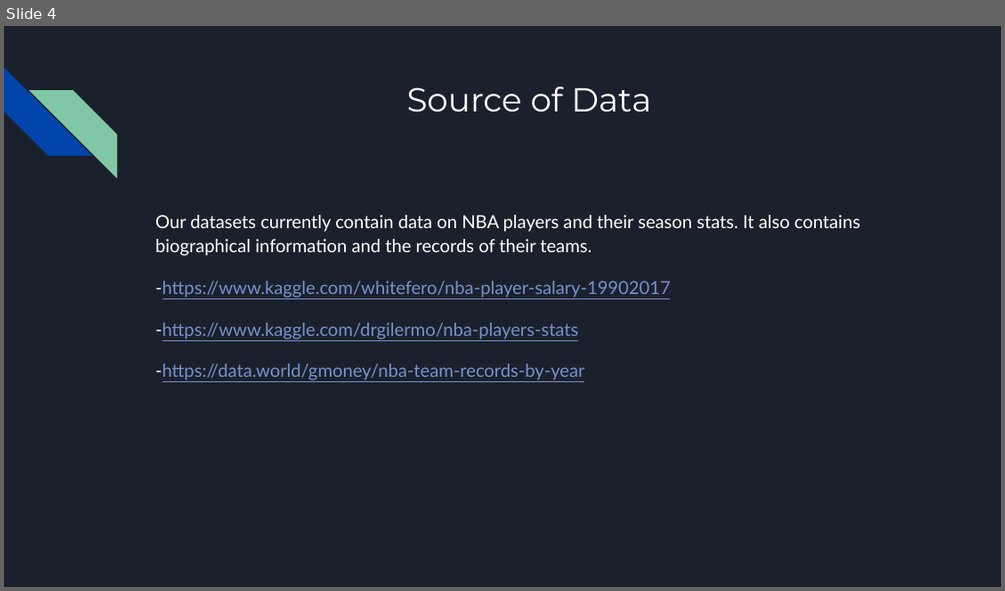
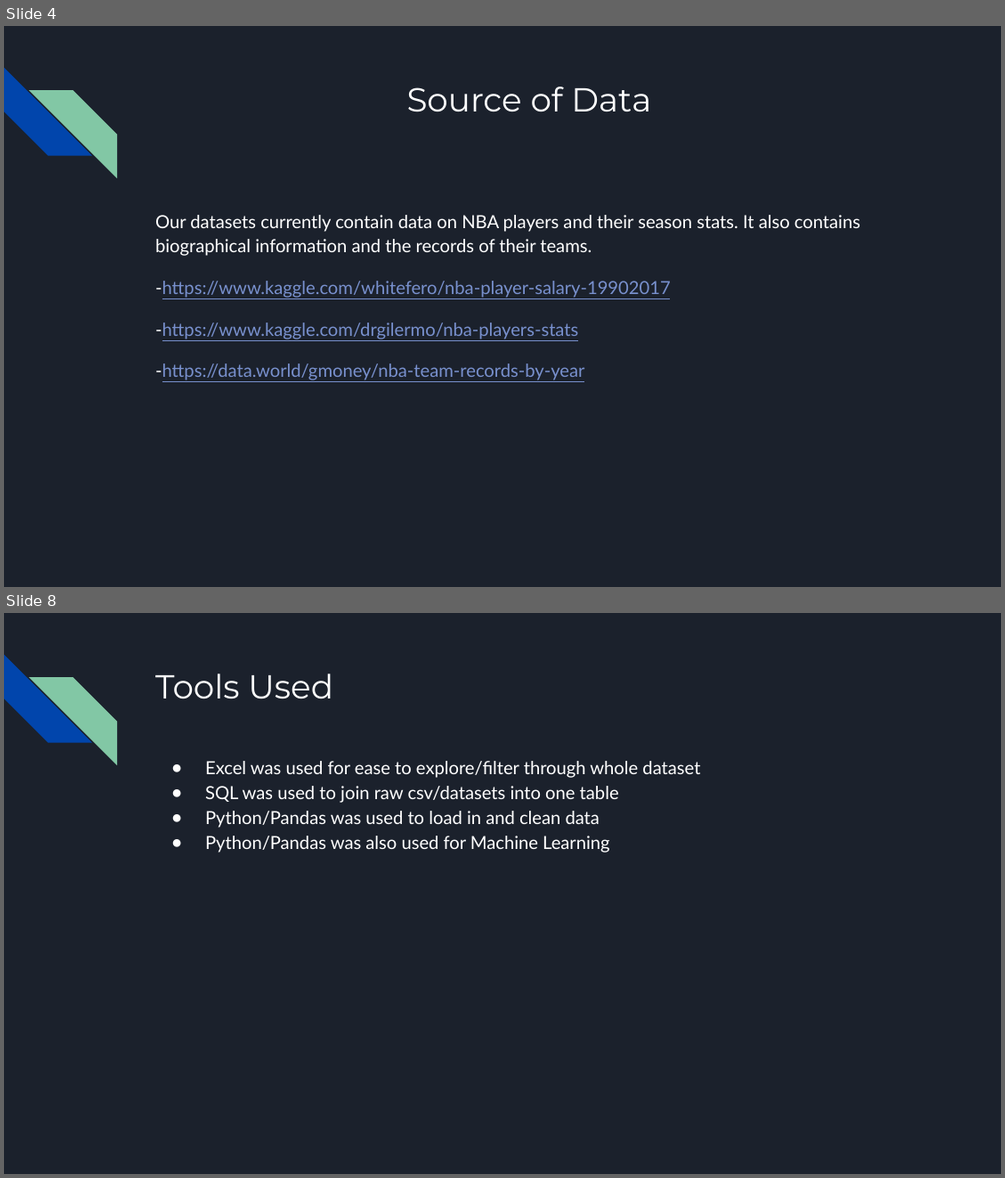
Before and after one commit to nickferrar/NBA_Salaries, a slide deck: Presentation/nba_player_salaries.pptx. Shown one above the other, each under a label of ours: slide 4 before the commit, slides 4 and 8 after it; the slides between them are not shown. The pictures are 1005x591 and 1005x1178 pixels, drawn with LibreOffice and Linux fonts; fonts in the diff are those of the drawing. Boxes give left, top, right and bottom in pixels: in the first picture for what was removed or moved away, otherwise in the second. Text is boxed around its words. In the diff, an @@ line names an element or a change of style, - is before the commit and + after.

```diff
--- a/Presentation/nba_player_salaries.pptx
+++ b/Presentation/nba_player_salaries.pptx
@@ slide 8 added at <box>4,613,1001,1174</box>, background #1B212C; not listed: 2 template elements that a slide beside it also shows @@
@@ title added at <box>155,674,333,699</box>, 24 pt, text #FFFFFF @@
+Tools Used
@@ text added at <box>205,761,700,852</box>, 13 pt, text #FFFFFF @@
+● Excel was used for ease to explore/filter through whole dataset
+● SQL was used to join raw csv/datasets into one table
+● Python/Pandas was used to load in and clean data
+● Python/Pandas was also used for Machine Learning
```
Also in this commit, not shown: 3 slides changed, 2 other slides added, 2 slides removed.
